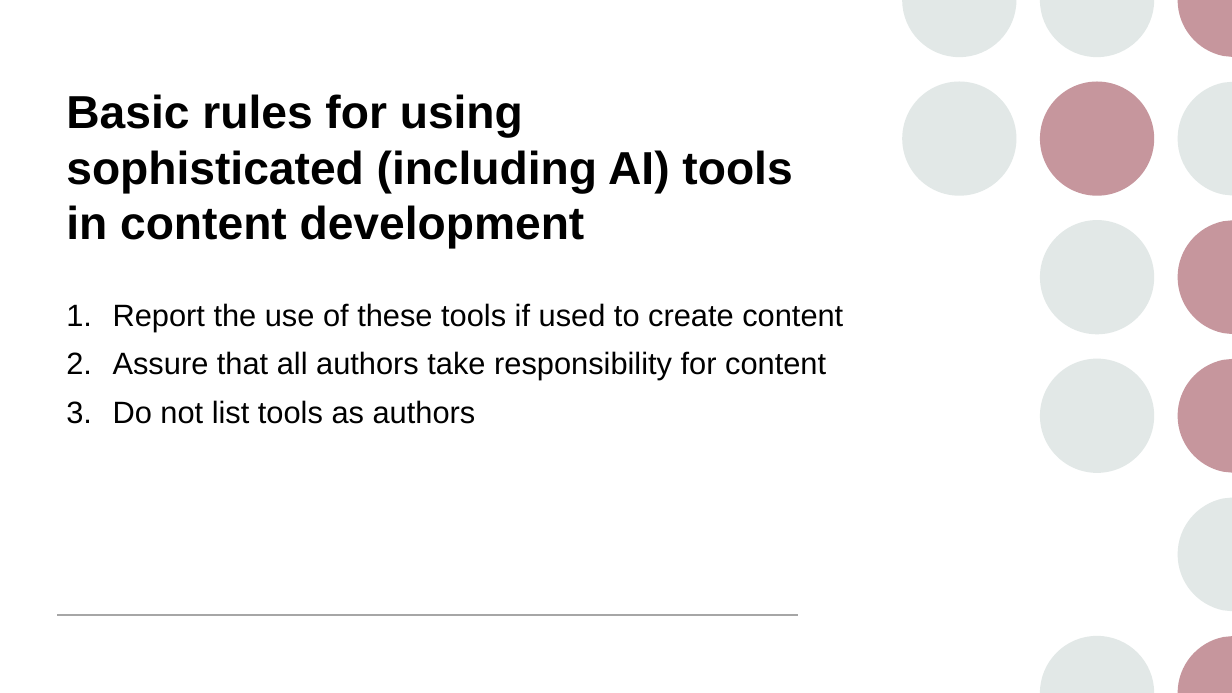
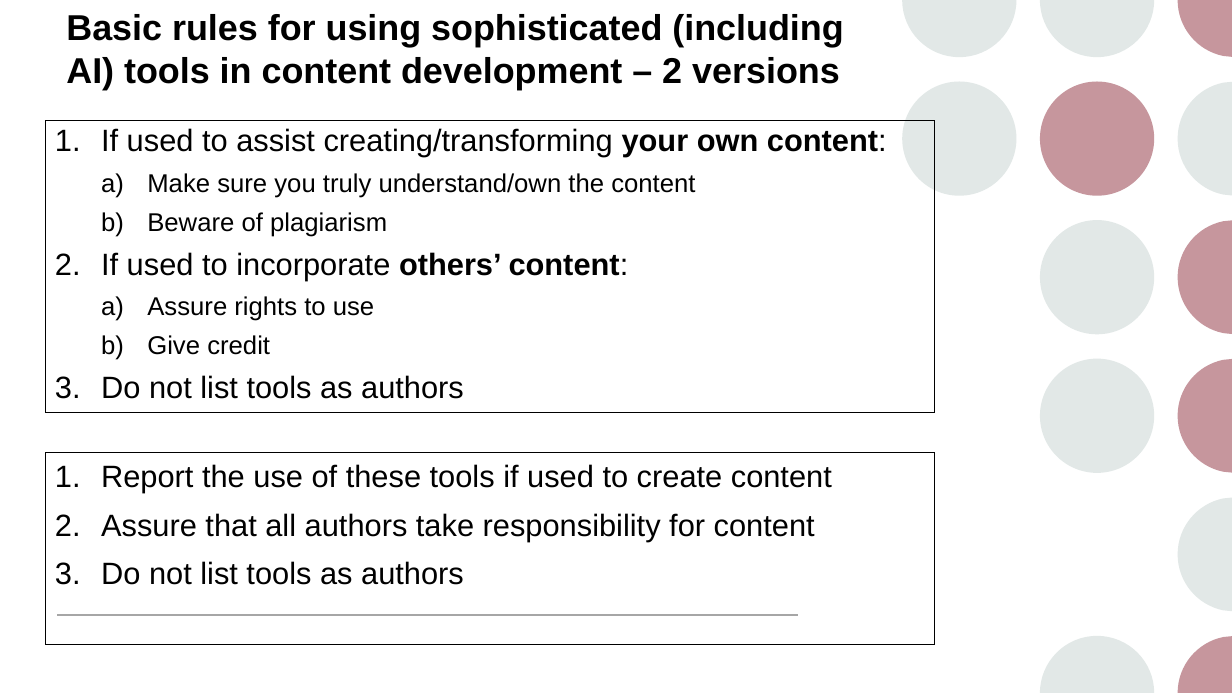
Before and after one commit to maherou/Teaching, a slide deck: slide 8 of files/CS373/GenerativeAITools/GenerativeAITools.pptx (slide 7 before the commit). Drawn at 1232x693 pixels with LibreOffice and Linux fonts; fonts in the diff are those of the drawing. Boxes give left, top, right and bottom in pixels: in the first picture for what was removed or moved away, otherwise in the second. Text is boxed around its words. In the diff, an @@ line names an element or a change of style, - is before the commit and + after.

```diff
--- a/files/CS373/GenerativeAITools/GenerativeAITools.pptx
+++ b/files/CS373/GenerativeAITools/GenerativeAITools.pptx
@@ title at (66, 14, 843, 90): text changed; size 36 to 28 pt @@
-Basic rules for using sophisticated (including AI) tools in content development
+Basic rules for using sophisticated (including AI) tools in content development – 2 versions
@@ text added at (45, 120, 934, 411), outline #000000 0.75 pt, 24 pt, text #000000 @@
+1. If used to assist creating/transforming your own content:
+  a) Make sure you truly understand/own the content
+  b) Beware of plagiarism
+2. If used to incorporate others’ content:
+  a) Assure rights to use
+  b) Give credit
+3. Do not list tools as authors
@@ rectangle "Report the use of these ...": place and size @@
-rectangle "Report the use of these ..." at (113, 303, 843, 424)
+rectangle "Report the use of these ..." at (45, 452, 934, 644)
@@ rectangle "Report the use of these ..." at (45, 452, 934, 644): outline none to #000000 0.75 pt @@
```
Also in this commit, not shown: 3 other slides changed, 9 slides added, 6 other files.
